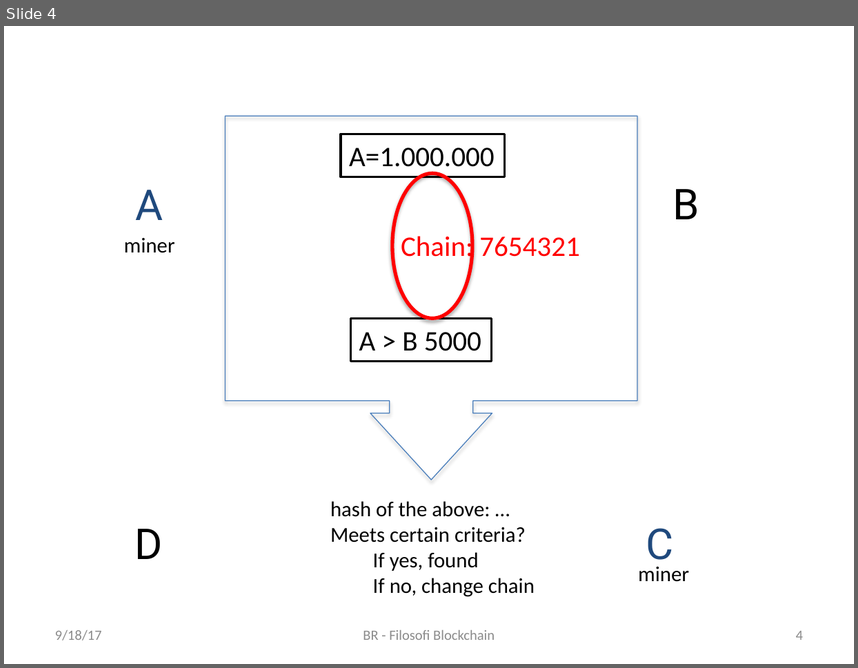
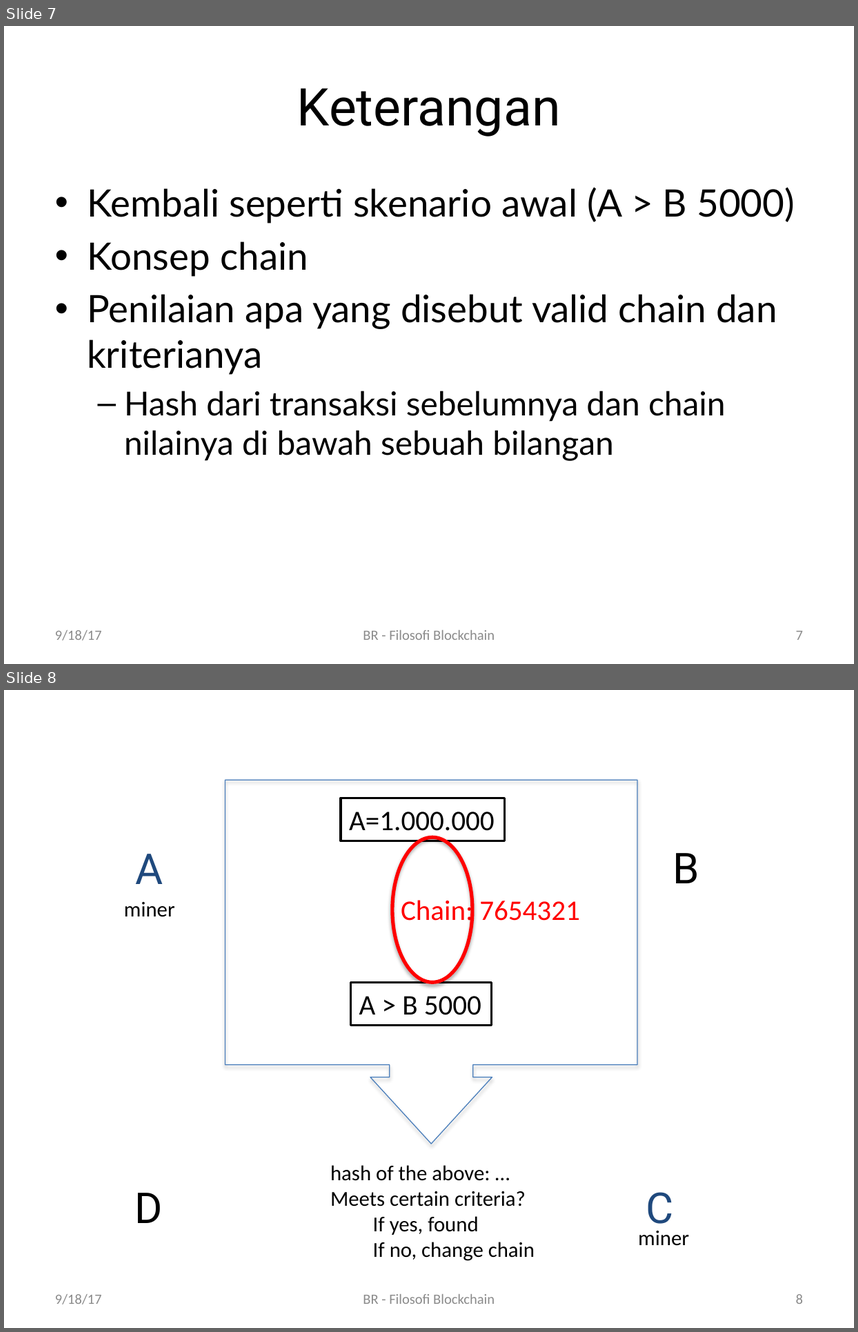
Before and after one commit to rahard/blockchain, a slide deck: filosofi blockchain.pptx. Shown one above the other, each under a label of ours: slide 4 before the commit, slides 7 and 8 after it. The pictures are 858x668 and 858x1332 pixels, drawn with LibreOffice and Linux fonts; fonts in the diff are those of the drawing. Boxes give left, top, right and bottom in pixels: in the first picture for what was removed or moved away, otherwise in the second. Text is boxed around its words. In the diff, an @@ line names an element or a change of style, - is before the commit and + after.

```diff
--- a/filosofi blockchain.pptx
+++ b/filosofi blockchain.pptx
@@ slide 7 added at (4,26,854,664), background #FFFFFF @@
@@ title added at (297,88,561,136), 44 pt, text #000000 @@
+Keterangan
@@ text added at (87,187,795,461), 32 pt, text #000000 @@
+• Kembali seperti skenario awal (A > B 5000)
+• Konsep chain
+• Penilaian apa yang disebut valid chain dan kriterianya
+  – Hash dari transaksi sebelumnya dan chain nilainya di bawah sebuah bilangan
@@ text added at (55,630,102,640), 12 pt, text #8C8C8C @@
+9/18/17
@@ text added at (363,630,495,639), 12 pt, text #8C8C8C @@
+BR - Filosofi Blockchain
@@ page number added at (796,630,803,639), 12 pt, text #8C8C8C @@
+7
@@ what was slide 4 is now slide 8 @@
@@ page number at (796,1294,803,1303): text changed @@
-4
+8
```
Also in this commit, not shown: 4 other slides added, 2 other files.
